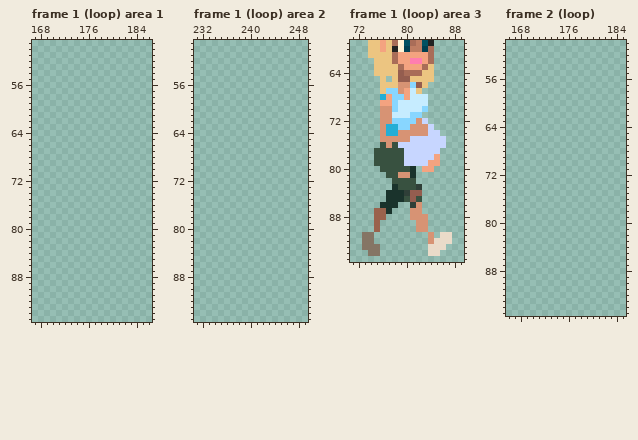
Pixel-art file, stored at JRs Hope Hospital/Picture/master_banch2.ase. The picture above is the old version.
256x96 pixels, 8 frames. Colours within 5 levels of each other are drawn and written as one. Shown: frame 1 (loop) area 1: x 167..186, y 49..95; frame 1 (loop) area 2: x 231..249, y 49..95; frame 1 (loop) area 3: x 71..89, y 59..95; frame 2 (loop): x 166..185, y 50..95. The commit also changed other frames or places, which this record leaves out.
Now the later version:
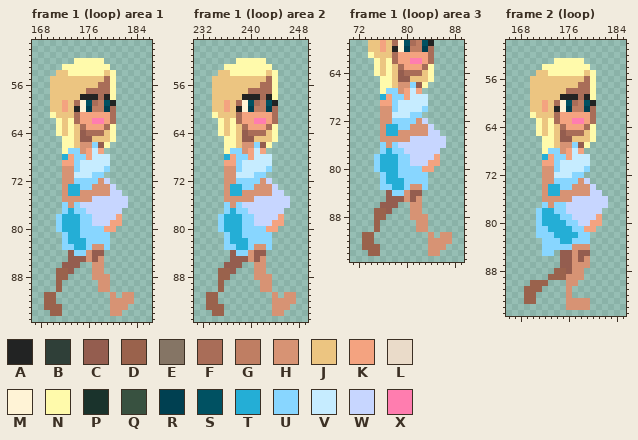
Palette (. is transparent): A #222323  B #2f3f38  C #945d4f  D #9a624c  E #857565  F #a96d58  G #bf7e63  H #d79374  J #ecc581  K #f4a380  L #eadbc9  M #fff3d6  N #fffaab  P #1a332c  Q #385140  R #004051  S #005162  T #24aed6  U #88d6ff  V #c6ecff  W #c7d6ff  X #ff7daf
Diff:
Changed rows in their new state; - is an unchanged pixel.
Frame 1 (loop) area 1:
first column x 169:
52 -----NNNNN-----
53 ---NNNNNNNN----
54 --JJNNNNNNJN---
55 -JJJJJJJJJFN---
56 -JJJJJJJJFFN---
57 -JJJJJJFFFFN---
58 -JJJJJAAAFAN---
59 -JJKJFMSFGSA---
60 -JJKJAMRGGRF---
61 -NJJJFKKKKKF---
62 --NJNFKKXXKF---
63 --NJNJFKKKFN---
64 --NJNJCFFFJN---
65 ---NNJCCJJJN---
66 ---NNJHHUCN----
67 ---NUUHKVK-----
68 ---TKUUKVVV----
69 ---KKUVVVVV----
70 ---HHUVVVVU----
71 ---HHVVVUU-----
72 ---HHUUUUHW----
73 ---HTTUUHHHW---
74 ---HTTHHHHHWW--
75 ---HHHHHWWWWWW-
76 ---UHUWWWWWWWW-
77 ---UTUUWWWWWW--
78 --UTTTUUWWWWK--
79 --UTTTUUWWWKK--
80 --UTTTUUUUKK---
81 ---UTTUUUUU----
82 ---UTTTUUUU----
83 ---UUTTUHHU----
84 ----CUUHCC-----
85 ----CCCHCH-----
86 ---CCC--HH-----
87 --DDC---HH-----
88 --DD----HHH----
89 --D------HH----
90 --D------HH----
91 DD---------H-HH
92 DD---------HHHH
93 DDD--------HHH-
94 -DD--------HH--
Frame 1 (loop) area 2:
first column x 233:
52 -----NNNNN-----
53 ---NNNNNNNN----
54 --JJNNNNNNJN---
55 -JJJJJJJJJFN---
56 -JJJJJJJJFFN---
57 -JJJJJJFFFFN---
58 -JJJJJAAAFAN---
59 -JJKJFMSFGSA---
60 -JJKJAMRGGRF---
61 -NJJJFKKKKKF---
62 --NJNFKKXXKF---
63 --NJNJFKKKFN---
64 --NJNJCFFFJN---
65 ---NNJCCJJJN---
66 ---NNJHHUCN----
67 ---NUUHKVK-----
68 ---TKUUKVVV----
69 ---KKUVVVVV----
70 ---HHUVVVVU----
71 ---HHVVVUU-----
72 ---HHUUUUHW----
73 ---HTTUUHHHW---
74 ---HTTHHHHHWW--
75 ---HHHHHWWWWWW-
76 ---UHUWWWWWWWW-
77 ---UTUUWWWWWW--
78 --UTTTUUWWWWK--
79 --UTTTUUWWWKK--
80 --UTTTUUUUKK---
81 ---UTTUUUUU----
82 ---UTTTUUUU----
83 ---UUTTUHHU----
84 ----CUUHCC-----
85 ----CCCHCH-----
86 ---CCC--HH-----
87 --DDC---HH-----
88 --DD----HHH----
89 --D------HH----
90 --D------HH----
91 DD---------H-HH
92 DD---------HHHH
93 DDD--------HHH-
94 -DD--------HH--
Frame 1 (loop) area 3:
first column x 74:
61 N----------
62 -N-N-------
63 -N-N------N
64 -N-N------N
65 --NN------N
66 --NN-----N-
67 --N-----K--
first column x 75:
76 -U-U-----
77 .UTUU----
78 UTTTUU---
79 UTTTUU---
80 UTTTUUUU-
81 -UTTUUUUU
82 -UTTTUUUU
83 -UUTTUHHU
84 --CUUH---
85 --CCCH-H-
86 -CCC--H--
87 --C------
first column x 73:
91 DD-----------HH
92 DD----------HHH
93 DDD--------HHH-
94 -DD--------HH--
Frame 2 (loop):
first column x 169:
53 -----NNNNN----
54 ---NNNNNNNN---
55 --JJNNNNNNJN--
56 -JJJJJJJJJFN--
57 -JJJJJJJJFFN--
58 -JJJJJJFFFFN--
59 -JJJJJAAAFAN--
60 -JJKJFMSFGSA--
61 -JJKJAMRGGRF--
62 -NJJJFKKKKKF--
63 --NJNFKKXXKF--
64 --NJNJFKKKFN--
65 --NJNJCFFFJN--
66 ---NNJCCJJJN--
67 ---NNJHHUCN---
68 ---NUUHKVK----
69 ---TKUUKVVV---
70 ---KKUVVVVV---
71 ---HHUVVVVU---
72 ---HHVVVUU----
73 ---HHUUUUHW---
74 ---HTTUUHHHW--
75 ---HTTHHHHHWW-
76 ---HHHHHWWWWWW
77 ---UHUUWWWWWWW
78 --UTTUUWWWWWW-
79 --UTTTUUWWWWK-
80 --UTTTTUUWWKK-
81 --UUTTTTUUKK--
82 --UUUTTTTUU---
83 ---UUUTTUUU---
84 ---UUUUUHHH---
85 ---UU-CCHCC---
86 ------CCHCH---
87 ------CCHHH---
88 -----DDCHH----
89 ----DDDHHH----
90 -DDD---HH-----
91 DDD----H------
92 DD-----H------
93 DD-----HHHH---
94 -------HHHH---
Changed places in both pictures, as pixel boxes (x1, y1, x2, y2):
added: (44, 58, 134, 316)
added: (206, 58, 296, 316)
changed: (368, 52, 434, 94)
changed: (362, 142, 428, 256)
changed: (428, 232, 452, 256)
added: (524, 58, 608, 310)
